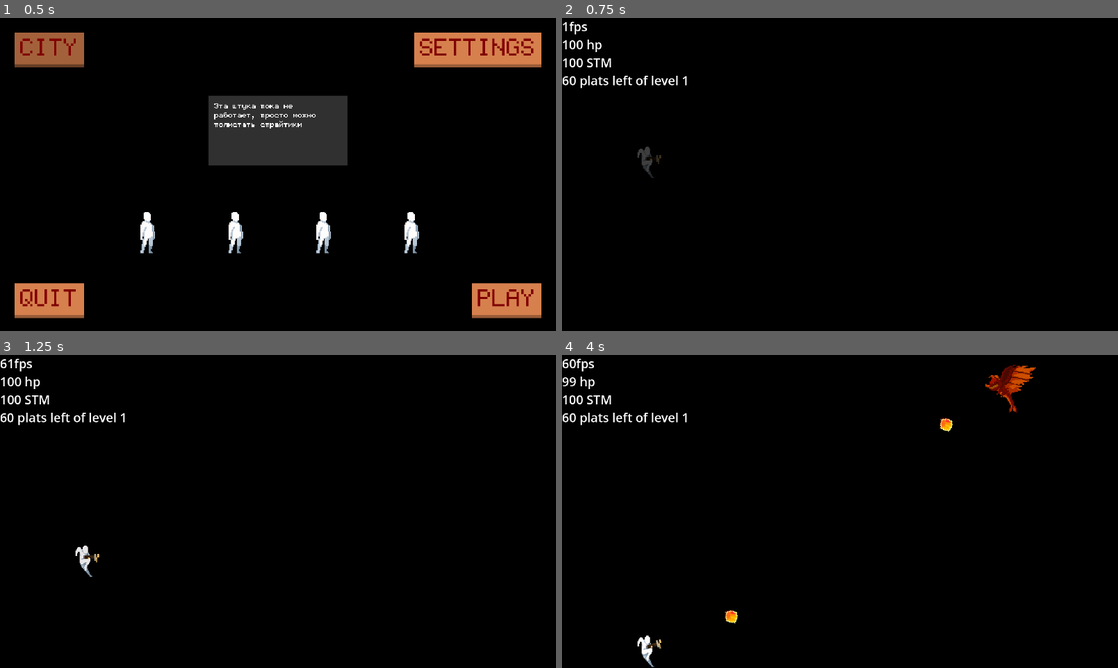
Above: before the commit, frames 1-4 (two rows, left to right).
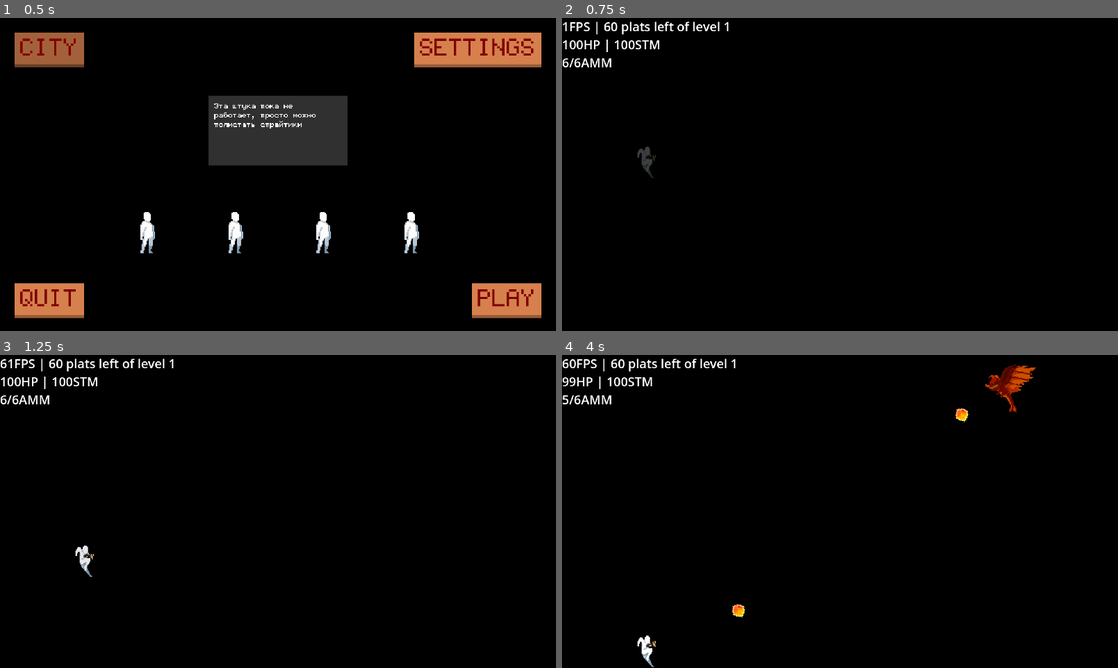
Above: after the commit, the same moments.

Repository: 0-Vanes-0/runner
Game: Godot game, scene res://src/scenes/scene_handler.tscn
Same seed, same stepped clock (60 frames per second), same inputs: the game is played once before the commit and once after it.
Inputs (mouse positions are in pixels of both pictures, inside the frame that each line leads up to):
- Up to frame 1 (0.5 s): no input
- Up to frame 2 (0.75 s): click "PLAY" at 0.5 s
- Up to frame 3 (1.25 s): no input
- Up to frame 4 (4 s): tap Enter at 1.25 s; move the mouse to (962, 495) at 1.27 s; hold W (jump_up) 1.28-2 s; tap Q (activity) at 1.35 s; click (962, 495) at 1.42 s; drag from (728, 527) to (645, 649) at 2.02 s; move the mouse to (895, 442) at 2.77 s; hold S (jump_down) 2.78-3.5 s; tap E (switch_weapon) at 2.85 s; drag from (812, 574) to (1001, 392) at 3.52 s

Frame 1 is identical in both runs. In frame 2, 1.1% of the frame differs, in the area x 0-30%, y 1-47%; in frame 3, 1.2%; in frame 4, 1.5%, in the area x 0-74%, y 1-94%.

Commit message:
Added new weapon functionality
• Moved damage info from shoot entity resources to weapon resources
• Added ammo, max ammo and reload time to weapon resource
• Added revolver as example of hitscan weapon
• Added reload functionality to SensorButton of reloading
• Fixed hitscan sprite width
• Rearranged InfoLabel

Diff:
--- a/assets/game_recources/shoot_entities/arrow.tres
+++ b/assets/game_recources/shoot_entities/arrow.tres
@@ -23,6 +23,5 @@
 size_y_percent = 1.0
 speed_percent = 100.0
 entity_class = 1
-damage = 10
 sprite_frames = SubResource("SpriteFrames_nso2p")
 metadata/_editor_prop_ptr_shoot_field = NodePath("")
--- a/assets/game_recources/shoot_entities/fireball.tres
+++ b/assets/game_recources/shoot_entities/fireball.tres
@@ -23,5 +23,4 @@
 size_y_percent = 5.0
 speed_percent = 100.0
 entity_class = 1
-damage = 1
 sprite_frames = SubResource("SpriteFrames_qsryl")
--- a/assets/game_recources/weapons/crossbow.tres
+++ b/assets/game_recources/weapons/crossbow.tres
@@ -1,8 +1,8 @@
 [gd_resource type="Resource" script_class="WeaponResource" load_steps=5 format=3 uid="uid://cpi8o3rnhvu8j"]
 
 [ext_resource type="Script" path="res://src/gameplay/gunplay/weapons/weapon_resource.gd" id="1_fcdqg"]
-[ext_resource type="Resource" uid="uid://cnfdhvwrwlnpj" path="res://assets/game_recources/shoot_entities/bullet.tres" id="2_lx8ua"]
 [ext_resource type="Texture2D" uid="uid://blyo4nx70cbhv" path="res://assets/sprites/weapons/crossbow/crossbow_frame_0.png" id="2_u6nbd"]
+[ext_resource type="Resource" uid="uid://bsbauycwrglkt" path="res://assets/game_recources/shoot_entities/arrow.tres" id="2_xsk47"]
 
 [sub_resource type="SpriteFrames" id="SpriteFrames_e1352"]
 animations = [{
@@ -18,7 +18,10 @@
 [resource]
 script = ExtResource("1_fcdqg")
 sprite_frames = SubResource("SpriteFrames_e1352")
-scale_value = 3
-shoot_entity_resource = ExtResource("2_lx8ua")
+sprite_scale_value = 3
+shoot_entity_resource = ExtResource("2_xsk47")
+damage = 10
+ammo_max = 1
+reload_time = 0.0
 shoot_rate_time = 1.0
 spread_angle = 5
--- /dev/null
+++ b/assets/game_recources/weapons/revolver.tres
@@ -0,0 +1,27 @@
+[gd_resource type="Resource" script_class="WeaponResource" load_steps=5 format=3 uid="uid://8rfmxyrugmct"]
+
+[ext_resource type="Script" path="res://src/gameplay/gunplay/weapons/weapon_resource.gd" id="1_v4a1t"]
+[ext_resource type="Resource" uid="uid://cnfdhvwrwlnpj" path="res://assets/game_recources/shoot_entities/bullet.tres" id="2_pjmow"]
+[ext_resource type="Texture2D" uid="uid://blyo4nx70cbhv" path="res://assets/sprites/weapons/crossbow/crossbow_frame_0.png" id="3_y6cdj"]
+
+[sub_resource type="SpriteFrames" id="SpriteFrames_e1352"]
+animations = [{
+"frames": [{
+"duration": 1.0,
+"texture": ExtResource("3_y6cdj")
+}],
+"loop": true,
+"name": &"default",
+"speed": 10.0
+}]
+
+[resource]
+script = ExtResource("1_v4a1t")
+sprite_frames = SubResource("SpriteFrames_e1352")
+sprite_scale_value = 2
+shoot_entity_resource = ExtResource("2_pjmow")
+damage = 10
+ammo_max = 6
+reload_time = 1.5
+shoot_rate_time = 0.5
+spread_angle = 0
--- a/assets/game_recources/weapons/ring_of_fire.tres
+++ b/assets/game_recources/weapons/ring_of_fire.tres
@@ -5,7 +5,8 @@
 
 [resource]
 script = ExtResource("1_cq5wt")
-scale_value = 1
+sprite_scale_value = 1
 shoot_entity_resource = ExtResource("2_xc5ra")
+damage = 1
 shoot_rate_time = 0.5
 spread_angle = 10
--- a/src/controls/player_sensor.gd
+++ b/src/controls/player_sensor.gd
@@ -38,10 +38,14 @@
 	)
 	reload_button.init_abstract(
 			func() -> bool:
-				return not Global.player.get_current_state() is LevelEndPlayerState
+				return not (
+						Global.player.weapon.ammo == Global.player.weapon.ammo_max
+						or Global.player.weapon.is_reloading
+						or Global.player.get_current_state() is LevelEndPlayerState
+				)
 	,
 			func():
-				pass
+				Global.player.weapon.reload()
 	)
 	switch_button.init_abstract(
 			func() -> bool:
--- a/src/gameplay/gunplay/shoot_entities/hitscan.gd
+++ b/src/gameplay/gunplay/shoot_entities/hitscan.gd
@@ -7,8 +7,8 @@
 var coll_shape: CollisionShape2D
 
 
-func _init(resource: HitscanSER, entity_owner: ShootEntity.Owner, start_position: Vector2, target_position: Vector2) -> void:
-	super(resource, entity_owner, start_position, target_position)
+func _init(resource: HitscanSER, entity_owner: ShootEntity.Owner, start_position: Vector2, target_position: Vector2, damage: int) -> void:
+	super(resource, entity_owner, start_position, target_position, damage)
 	self.name = "Hitscan"
 
 	area = create_collision_object(Area2D.new(), entity_owner)
@@ -27,7 +27,7 @@
 	sprite.centered = false
 	sprite.offset = Vector2.DOWN * sprite.texture.get_height() / 2
 	sprite.scale = Vector2(
-			(target_position - start_position).length() / sprite.texture.get_width(),
+			Global.SCREEN_WIDTH / sprite.texture.get_width(),
 			(Global.SCREEN_HEIGHT * (resource.beam_width + 0.1) / 100) / sprite.texture.get_height()
 	)
 	sprite.rotation = (target_position - start_position).angle()
--- a/src/gameplay/gunplay/shoot_entities/projectile_linear.gd
+++ b/src/gameplay/gunplay/shoot_entities/projectile_linear.gd
@@ -9,8 +9,8 @@
 var _direction: Vector2
 
 
-func _init(resource: ProjectileSER, entity_owner: ShootEntity.Owner, start_position: Vector2, target_position: Vector2) -> void:
-	super(resource, entity_owner, start_position, target_position)
+func _init(resource: ProjectileSER, entity_owner: ShootEntity.Owner, start_position: Vector2, target_position: Vector2, damage: int) -> void:
+	super(resource, entity_owner, start_position, target_position, damage)
 	self.name = "ProjectileLinear"
 
 	self.speed = resource.get_speed()
--- a/src/gameplay/gunplay/shoot_entities/projectile_rico.gd
+++ b/src/gameplay/gunplay/shoot_entities/projectile_rico.gd
@@ -10,8 +10,8 @@
 var _direction: Vector2
 
 
-func _init(resource: ProjectileSER, entity_owner: ShootEntity.Owner, start_position: Vector2, target_position: Vector2) -> void:
-	super(resource, entity_owner, start_position, target_position)
+func _init(resource: ProjectileSER, entity_owner: ShootEntity.Owner, start_position: Vector2, target_position: Vector2, damage: int) -> void:
+	super(resource, entity_owner, start_position, target_position, damage)
 	self.name = "ProjectileRico"
 
 	self.speed = resource.get_speed()
--- a/src/gameplay/gunplay/shoot_entities/shoot_entity.gd
+++ b/src/gameplay/gunplay/shoot_entities/shoot_entity.gd
@@ -12,9 +12,9 @@
 var target_position: Vector2
 
 
-func _init(resource: ShootEntityResource, entity_owner: Owner, start_position: Vector2, target_position: Vector2) -> void:
+func _init(resource: ShootEntityResource, entity_owner: Owner, start_position: Vector2, target_position: Vector2, damage: int) -> void:
 	self.resource = resource
-	self.damage = resource.damage
+	self.damage = damage
 	self.entity_owner = entity_owner
 	self.start_position = start_position
 	self.target_position = target_position
@@ -23,7 +23,7 @@
 func create_animated_sprite(resource: ShootEntityResource) -> AnimatedSprite2D:
 	var sprite := AnimatedSprite2D.new()
 	sprite.sprite_frames = resource.sprite_frames
-	var game_size := Vector2(resource.size_x_percent, resource.size_y_percent) / 100 * Global.SCREEN_HEIGHT
+	var game_size: Vector2 = Vector2(resource.size_x_percent, resource.size_y_percent) / 100 * Global.SCREEN_HEIGHT
 	sprite.scale = Vector2(game_size / resource.get_sprite_size())
 	return sprite
 
--- a/src/gameplay/gunplay/shoot_entities/shoot_entity_resource.gd
+++ b/src/gameplay/gunplay/shoot_entities/shoot_entity_resource.gd
@@ -8,7 +8,6 @@
 	HITSCAN,
 }
 @export var entity_class: EntityClasses = EntityClasses.NONE
-@export_range(1, 1000, 1) var damage: int = 10
 @export var sprite_frames: SpriteFrames
 #@export var shoot_sound: AudioStreamWAV
 
--- a/src/gameplay/gunplay/weapons/weapon.gd
+++ b/src/gameplay/gunplay/weapons/weapon.gd
@@ -4,11 +4,16 @@
 @export var weapon_resource: WeaponResource
 
 var weapon_owner: ShootEntity.Owner
+var damage: int
 var shoot_rate_time: float
 var spread_angle: int
 var extra_spread_angle: int
 var sprite: AnimatedSprite2D
 var shoot_timer: float
+var ammo: int
+var ammo_max: int
+var reload_time: float
+var is_reloading: bool = false
 
 
 func _init(weapon_resource: WeaponResource, weapon_owner: ShootEntity.Owner) -> void:
@@ -17,9 +22,13 @@
 
 	assert(weapon_resource != null, "weapon_resource is null")
 	self.weapon_resource = weapon_resource
-	shoot_rate_time = weapon_resource.shoot_rate_time
+	self.damage = weapon_resource.damage
+	self.ammo_max = weapon_resource.ammo_max
+	self.ammo = self.ammo_max
+	self.reload_time = weapon_resource.reload_time
+	self.shoot_rate_time = weapon_resource.shoot_rate_time
 	shoot_timer = shoot_rate_time
-	spread_angle = weapon_resource.spread_angle
+	self.spread_angle = weapon_resource.spread_angle
 	extra_spread_angle = 0
 	sprite.sprite_frames = weapon_resource.sprite_frames if weapon_resource.sprite_frames != null else SpriteFrames.new()
 
@@ -29,7 +38,7 @@
 func _ready() -> void:
 	sprite.centered = false
 	sprite.position = Vector2.ZERO
-	sprite.scale = Vector2(weapon_resource.scale_value, weapon_resource.scale_value)
+	sprite.scale = Vector2(weapon_resource.sprite_scale_value, weapon_resource.sprite_scale_value)
 	sprite.offset.y = -weapon_resource.get_sprite_size().y / 2
 
 	if sprite.sprite_frames.has_animation("default"):
@@ -41,28 +50,46 @@
 
 
 func shoot(start_position: Vector2, target_position: Vector2):
-	if can_shoot():
-		var sum_spread_angle: int = spread_angle + extra_spread_angle
-		var angle: float = deg_to_rad(randf_range(-sum_spread_angle / 2, sum_spread_angle / 2))
-		var spreaded_target_position: Vector2 = (target_position - start_position).rotated(angle)
-		_spawn_entity(weapon_resource.shoot_entity_resource, weapon_owner, start_position, start_position + spreaded_target_position)
-		self.look_at(target_position)
-		shoot_timer = 0
+	if ammo > 0:
+		if can_shoot():
+			var sum_spread_angle: int = spread_angle + extra_spread_angle
+			var angle: float = deg_to_rad(randf_range(-sum_spread_angle / 2, sum_spread_angle / 2))
+			var spreaded_target_position: Vector2 = (target_position - start_position).rotated(angle)
+			_spawn_entity(weapon_resource.shoot_entity_resource, weapon_owner, start_position, start_position + spreaded_target_position)
+			self.look_at(target_position)
+			shoot_timer = 0
+			ammo -= 1
+	else:
+		reload()
 
 
 func _spawn_entity(res: ShootEntityResource, owner: ShootEntity.Owner, start_position: Vector2, target_position: Vector2) -> void:
 	var shoot_field: Node2D = Global.get_game_scene().get_shoot_field()
 	assert(shoot_field != null)
-	if is_entity_class(ShootEntityResource.EntityClasses.PROJECTILE_LINEAR):
-		shoot_field.add_child(ProjectileLinear.new(res, owner, start_position, target_position), true)
+	if _is_entity_class(ShootEntityResource.EntityClasses.PROJECTILE_LINEAR):
+		shoot_field.add_child(ProjectileLinear.new(res, owner, start_position, target_position, damage), true)
 		return
-	elif is_entity_class(ShootEntityResource.EntityClasses.PROJECTILE_RICO):
-		shoot_field.add_child(ProjectileRico.new(res, owner, start_position, target_position), true)
+	elif _is_entity_class(ShootEntityResource.EntityClasses.PROJECTILE_RICO):
+		shoot_field.add_child(ProjectileRico.new(res, owner, start_position, target_position, damage), true)
 		return
-	elif is_entity_class(ShootEntityResource.EntityClasses.HITSCAN):
-		shoot_field.add_child(Hitscan.new(res, owner, start_position, target_position), true)
+	elif _is_entity_class(ShootEntityResource.EntityClasses.HITSCAN):
+		shoot_field.add_child(Hitscan.new(res, owner, start_position, target_position, damage), true)
 		return
 	print_debug("Unknown shoot_entity_resource class, ", weapon_resource.shoot_entity_resource.entity_class)
+
+
+func reload():
+	if reload_time > 0.0:
+		if not is_reloading:
+			is_reloading = true
+			var color = self.modulate
+			self.modulate.a = 0.5
+			await get_tree().create_timer(reload_time).timeout
+			ammo = ammo_max
+			self.modulate = color
+			is_reloading = false
+	else:
+		ammo = ammo_max
 
 
 func can_shoot() -> bool:
@@ -77,5 +104,5 @@
 	extra_spread_angle = 0
 
 
-func is_entity_class(entity_class: ShootEntityResource.EntityClasses) -> bool:
+func _is_entity_class(entity_class: ShootEntityResource.EntityClasses) -> bool:
 	return weapon_resource.shoot_entity_resource.entity_class == entity_class
--- a/src/gameplay/gunplay/weapons/weapon_resource.gd
+++ b/src/gameplay/gunplay/weapons/weapon_resource.gd
@@ -7,8 +7,11 @@
 }
 
 @export var sprite_frames: SpriteFrames
-@export_range(1, 10) var scale_value: int = 1
+@export_range(1, 10) var sprite_scale_value: int = 1
 @export var shoot_entity_resource: ShootEntityResource
+@export_range(1, 1000, 1) var damage: int = 10
+@export_range(1, 1000, 1) var ammo_max: int = 1
+@export_range(0.0, 5.0, 0.1) var reload_time: float = 0.0
 @export_range(0.1, 5.0, 0.1) var shoot_rate_time: float = 1.0
 @export_range(0, 45, 1, "degrees") var spread_angle: int = 0
 
--- a/src/gameplay/player.gd
+++ b/src/gameplay/player.gd
@@ -52,7 +52,7 @@
 				elif direction == Vector2.LEFT:
 					print_debug("Switch weapon")
 				elif direction == Vector2.DOWN:
-					print_debug("Reload weapon")
+					weapon.reload()
 				elif direction == Vector2.UP:
 					print_debug("Use current ability")
 	)
@@ -69,7 +69,7 @@
 	)
 
 	# Adding Weapon:
-	weapon = Weapon.new(preload("res://assets/game_recources/weapons/crossbow.tres"), ShootEntity.Owner.PLAYER)
+	weapon = Weapon.new(preload("res://assets/game_recources/weapons/revolver.tres"), ShootEntity.Owner.PLAYER)
 	weapon.name = "Weapon"
 	self.add_child(weapon)
 	weapon.position = health_comp.position
--- a/src/info_label.gd
+++ b/src/info_label.gd
@@ -3,13 +3,15 @@
 
 func _ready() -> void:
 	self.label_settings.font_size = Global.SCREEN_HEIGHT / 25
+	self.label_settings.outline_color = Color.BLACK
+	self.label_settings.outline_size = 4
 
 
 func _process(delta: float) -> void:
 	if is_instance_valid(Global.player):
 		self.text = (
-				str(Engine.get_frames_per_second()) + "fps" + "\n"
-				+ str( Global.player.health_comp.health ) + " hp" + "\n"
-				+ str( floori(Global.player.stamina) ) + " STM" + "\n"
-				+ str( Global.player.platforms_left ) + " plats left of level " + str( GameInfo.level_number ) + "\n"
+				str(Engine.get_frames_per_second()) + "FPS | " + str( Global.player.platforms_left ) + " plats left of level " + str( GameInfo.level_number ) + "\n"
+				+ str( Global.player.health_comp.health ) + "HP | " + str( floori(Global.player.stamina) ) + "STM" + "\n"
+				+ str( Global.player.weapon.ammo )+ "/" + str( Global.player.weapon.ammo_max ) + "AMM" + str( "+" if Global.player.weapon.is_reloading else "" ) + "\n"
+				+  "\n"
 		)
--- a/src/singletons/game_info_singleton.tscn
+++ b/src/singletons/game_info_singleton.tscn
@@ -1,4 +1,4 @@
-[gd_scene load_steps=2 format=3]
+[gd_scene load_steps=2 format=3 uid="uid://15u7mwhuw7y"]
 
 [ext_resource type="Script" path="res://src/singletons/game_info_singleton.gd" id="1_syts5"]
 
